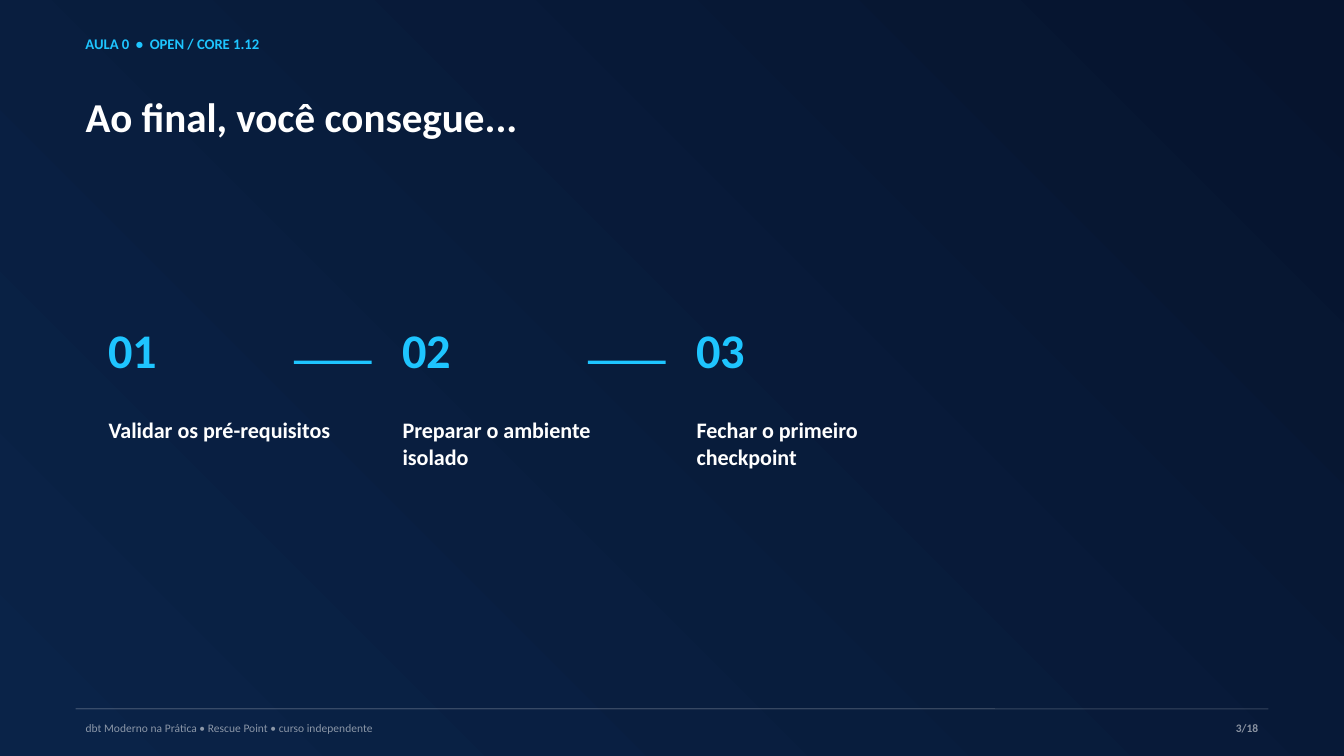
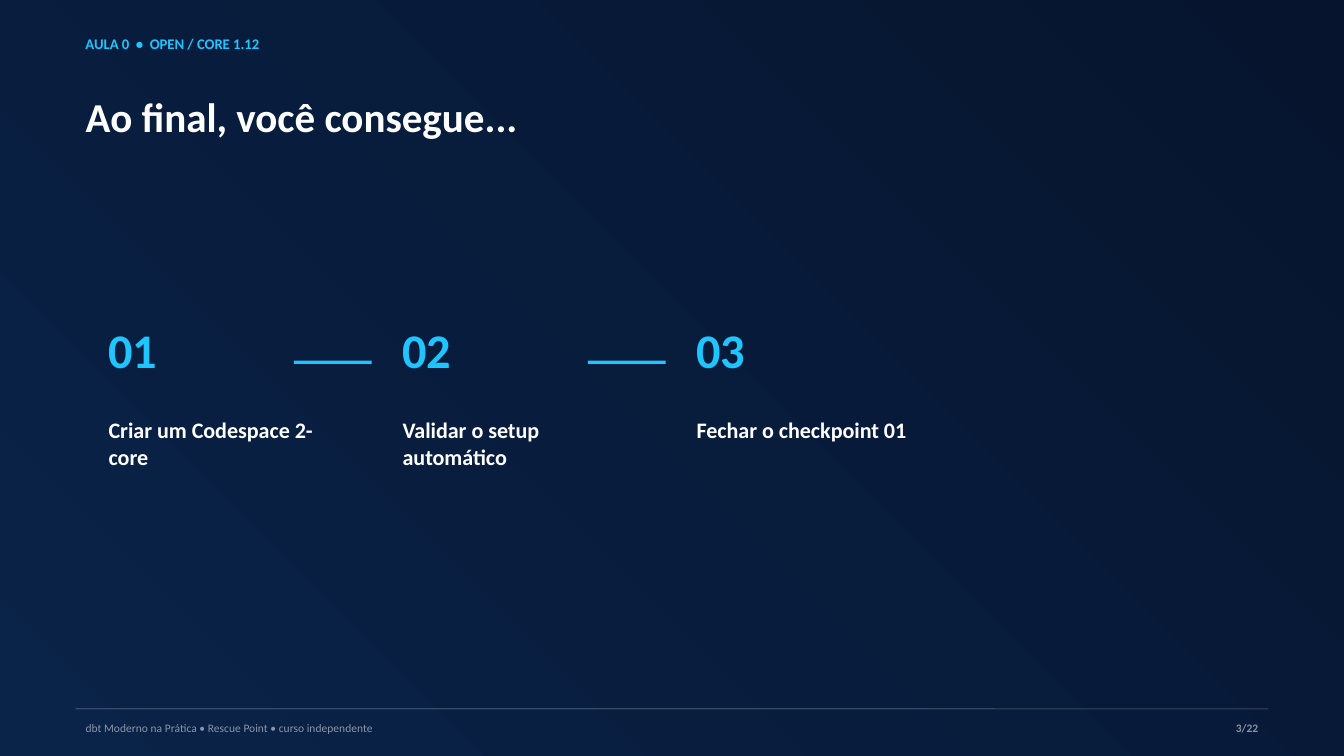
Before and after one commit to AnselmoBorges/dbt-moderno-na-pratica, a slide deck: slide 3 of assets/decks/aula-00-ambiente.pptx. Drawn at 1344x756 pixels with LibreOffice and Linux fonts; fonts in the diff are those of the drawing. Boxes give left, top, right and bottom in pixels: in the first picture for what was removed or moved away, otherwise in the second. Text is boxed around its words. In the diff, an @@ line names an element or a change of style, - is before the commit and + after.

Commit message:
feat: recomenda Codespaces na aula zero

```diff
--- a/assets/decks/aula-00-ambiente.pptx
+++ b/assets/decks/aula-00-ambiente.pptx
@@ text at <box>109,422,313,465</box>: text changed @@
-Validar os pré-requisitos
+Criar um Codespace 2-core
@@ text at <box>403,422,539,465</box>: text changed @@
-Preparar o ambiente isolado
+Validar o setup automático
@@ text at <box>697,422,906,442</box>: text changed @@
-Fechar o primeiro checkpoint
+Fechar o checkpoint 01
@@ text at <box>1236,724,1258,732</box>: text changed @@
-3/18
+3/22
```
Also in this commit, not shown: 16 other slides changed, 5 slides added, 1 slide removed, 22 other files.
